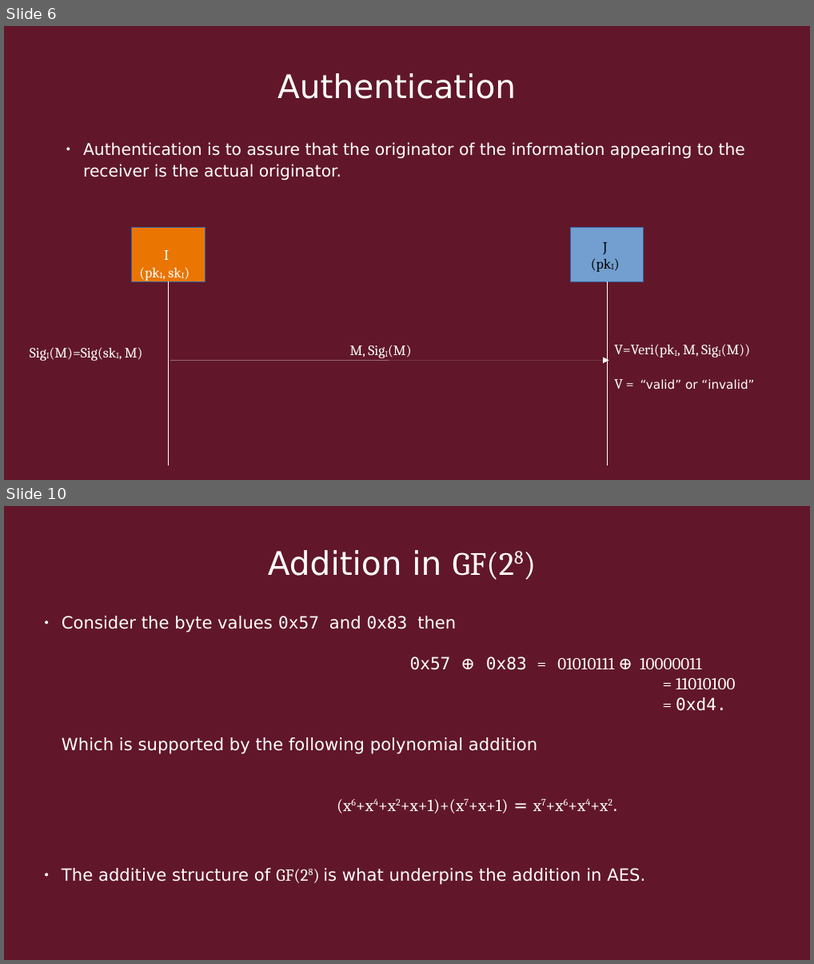
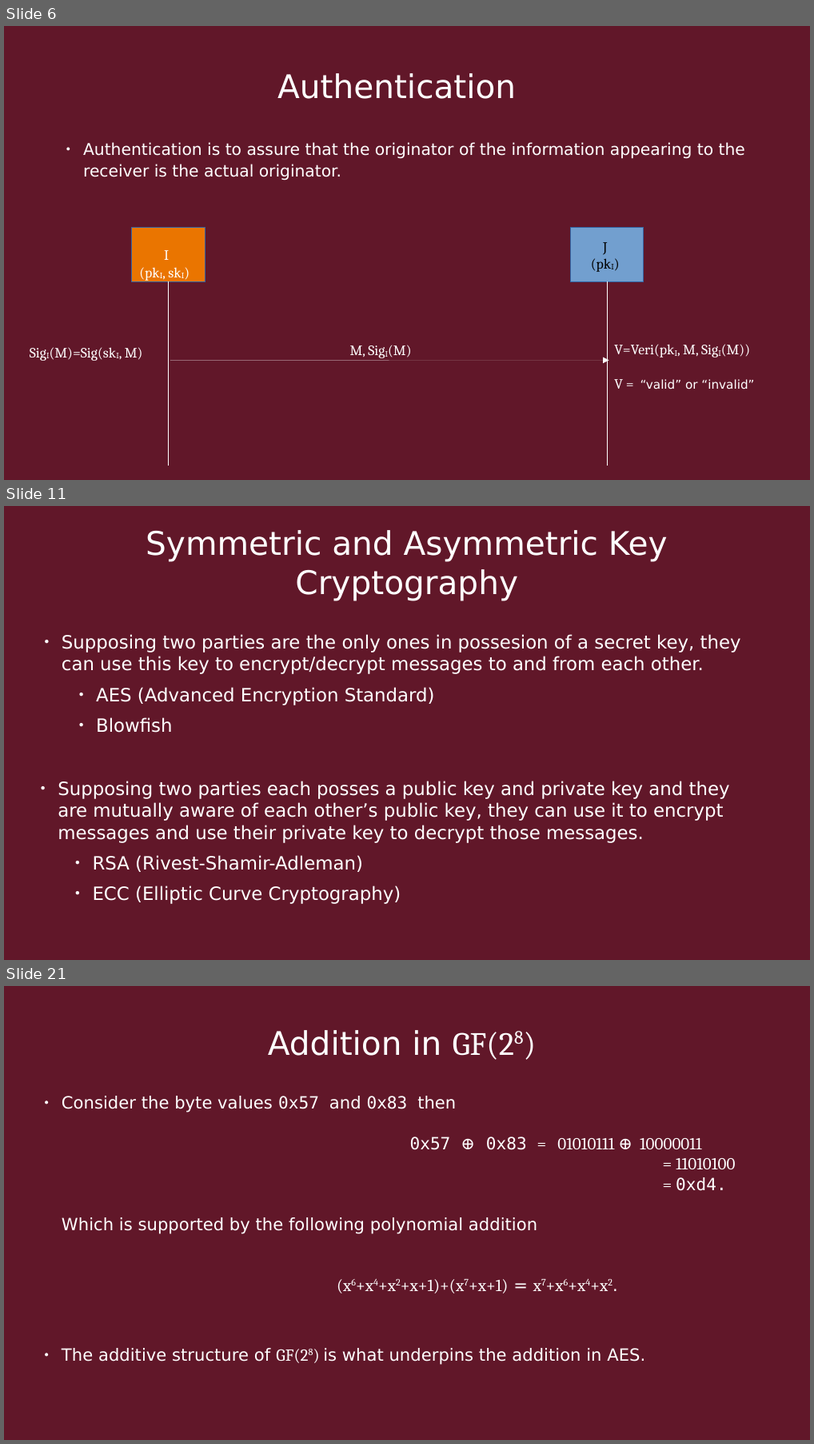
Before and after one commit to Quin-Darcy/seccom, a slide deck: presentation/cryptography_and_network_protocols.odp. Shown one above the other, each under a label of ours: slides 6 and 10 before the commit, slides 6, 11 and 21 after it; the slides between them are not shown. The pictures are 814x964 and 814x1444 pixels, drawn with LibreOffice and Linux fonts; fonts in the diff are those of the drawing. Boxes give left, top, right and bottom in pixels: in the first picture for what was removed or moved away, otherwise in the second. Text is boxed around its words. In the diff, an @@ line names an element or a change of style, - is before the commit and + after.

```diff
--- a/presentation/cryptography_and_network_protocols.odp
+++ b/presentation/cryptography_and_network_protocols.odp
@@ slide 11 added at (x1=4, y1=506, x2=810, y2=960), background #611729 @@
@@ title added at (x1=146, y1=530, x2=668, y2=601), 32 pt, text #FFFFFF @@
+Symmetric and Asymmetric Key Cryptography
@@ text added at (x1=62, y1=634, x2=742, y2=732), 18 pt, text #FFFFFF @@
+● Supposing two parties are the only ones in possesion of a secret key, they can use this key to encrypt/decrypt messages to and from each other.
+    ● AES (Advanced Encryption Standard)
+    ● Blowfish
@@ text added at (x1=58, y1=780, x2=730, y2=904), 18 pt, text #FFFFFF @@
+● Supposing two parties each posses a public key and private key and they are mutually aware of each other’s public key, they can use it to encrypt messages and use their private key to decrypt those messages.
+    ● RSA (Rivest-Shamir-Adleman)
+    ● ECC (Elliptic Curve Cryptography)
@@ what was slide 10 is now slide 21 @@
```
Also in this commit, not shown: 3 slides changed, 11 other slides added, 1 slide removed, 4 other files.
